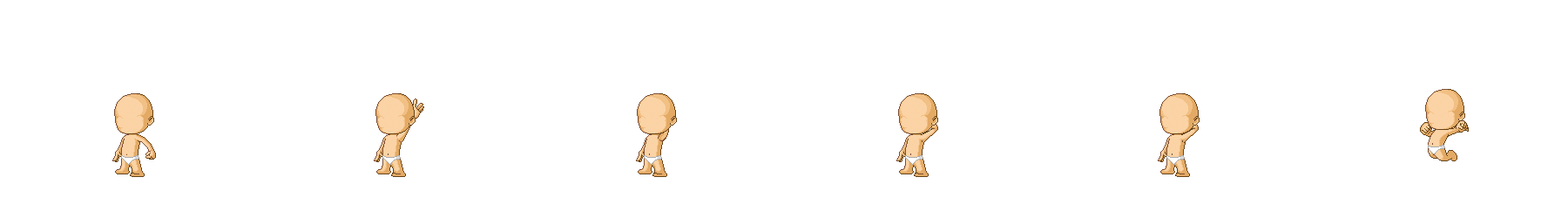
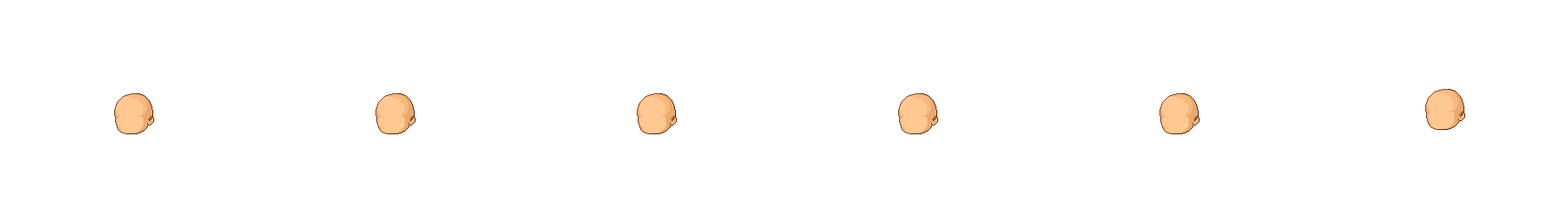
Comparing the layer stacks of the two 1568px x 218px images. Changes:
painted on "m-head-0" over bbox(114, 88, 1466, 135)
hid "m-body-0", moved it above "m-head", painted on it over bbox(112, 98, 1469, 177)
hid "m-head" over bbox(114, 88, 1466, 135)
hid "m-body" over bbox(112, 98, 1469, 177)
